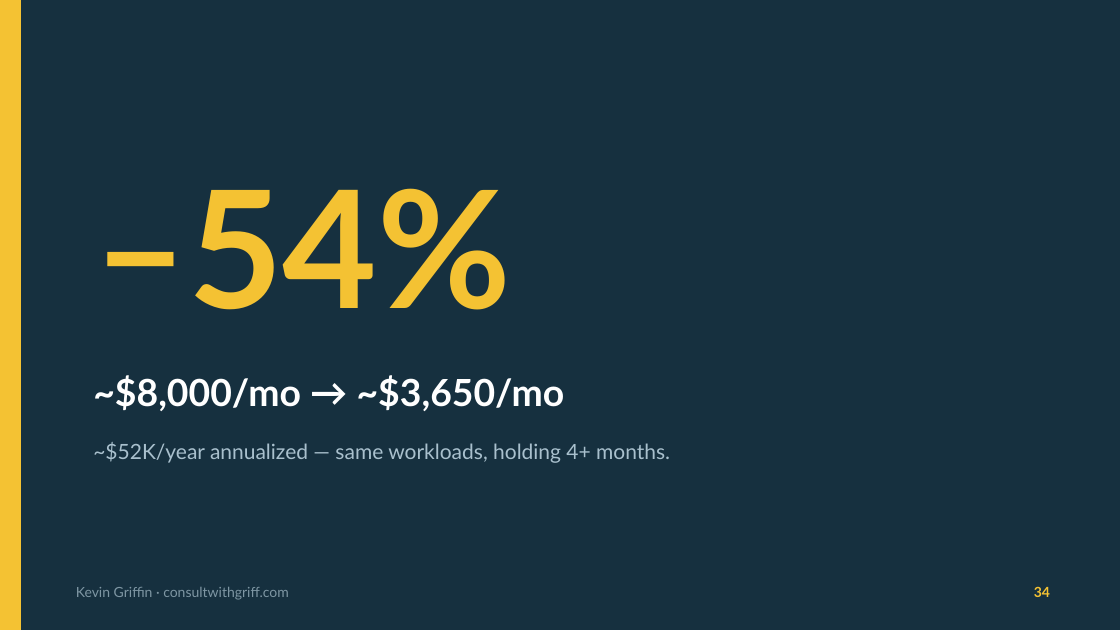
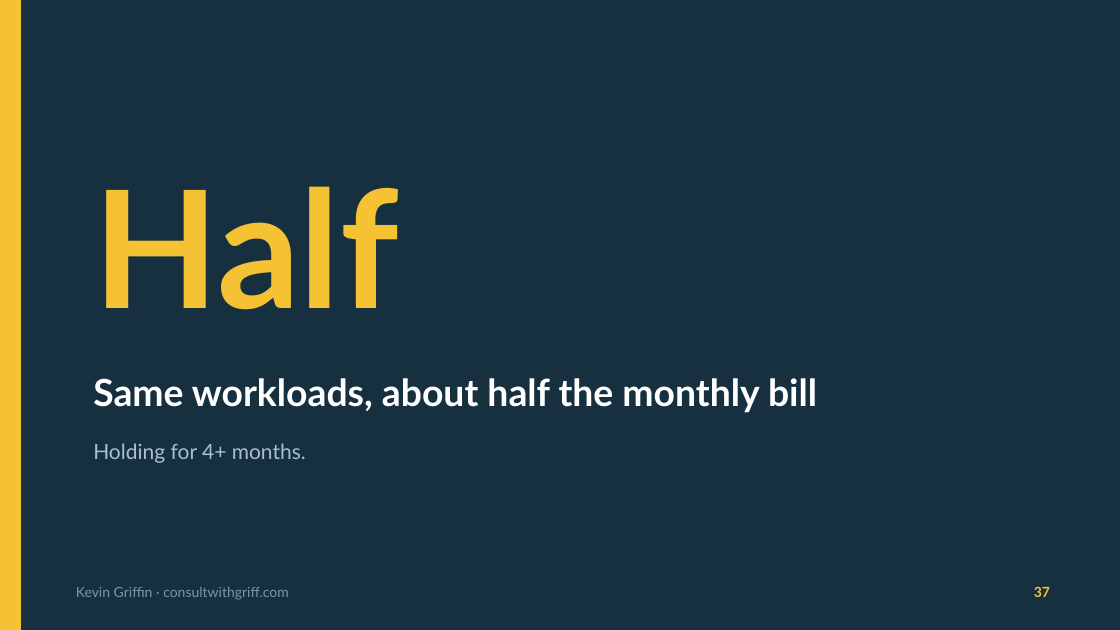
Before and after one commit to 1kevgriff/my-8000-serverless-mistake, a slide deck: slide 37 of slides/My $8000 Serverless Mistake v2.pptx (slide 34 before the commit). Drawn at 1120x630 pixels with LibreOffice and Linux fonts; fonts in the diff are those of the drawing. Boxes give left, top, right and bottom in pixels: in the first picture for what was removed or moved away, otherwise in the second. Text is boxed around its words. In the diff, an @@ line names an element or a change of style, - is before the commit and + after.

```diff
--- a/slides/My $8000 Serverless Mistake v2.pptx
+++ b/slides/My $8000 Serverless Mistake v2.pptx
@@ text at [93,186,817,463]: text changed; size 18 to 32 pt; text colour #A9C0CD to #FFFFFF; bold on @@
-–54%
-~$8,000/mo → ~$3,650/mo
-~$52K/year annualized — same workloads, holding 4+ months.
+Half
+Same workloads, about half the monthly bill
+Holding for 4+ months.
@@ text at [1034,587,1050,597]: text changed @@
-34
+37
```
Also in this commit, not shown: 18 other slides changed, 4 slides added, 2 other files.
